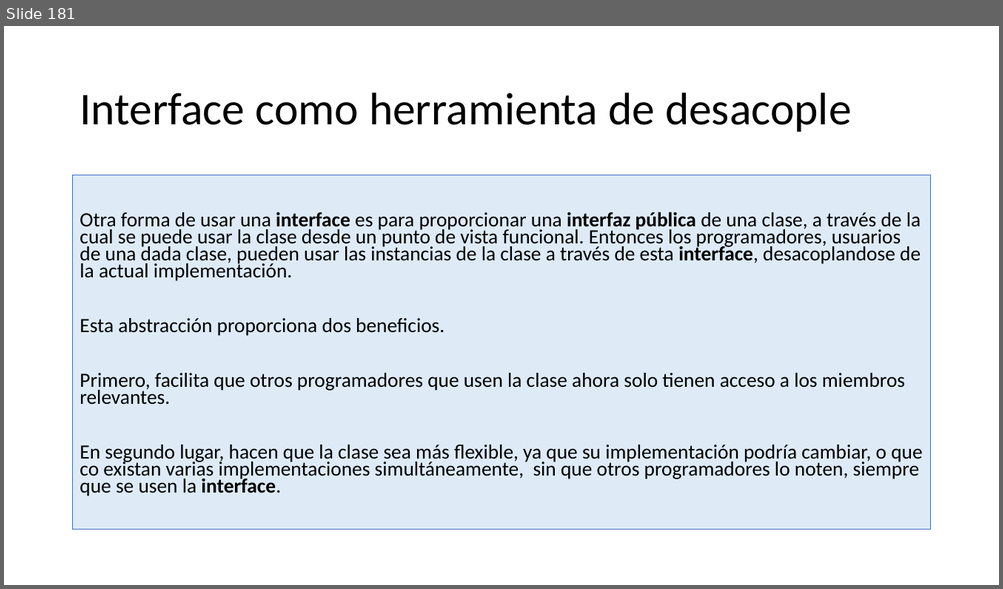
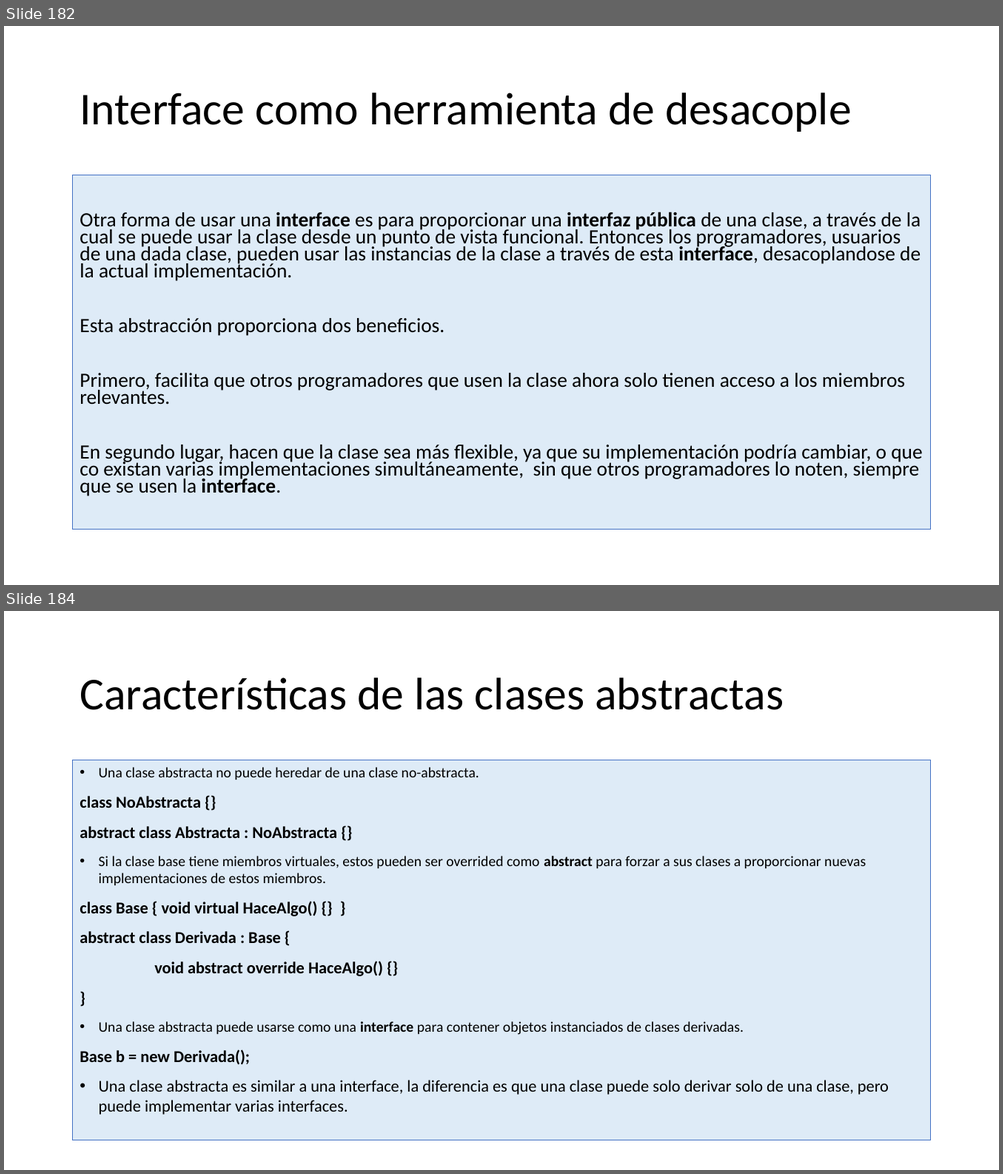
Before and after one commit to AlbertOsinaga/CursoCSharp__8, a slide deck: CSharpQuickReferencia.pptx. Shown one above the other, each under a label of ours: slide 181 before the commit, slides 182 and 184 after it; the slides between them are not shown. The pictures are 1003x589 and 1003x1174 pixels, drawn with LibreOffice and Linux fonts; fonts in the diff are those of the drawing. Boxes give left, top, right and bottom in pixels: in the first picture for what was removed or moved away, otherwise in the second. Text is boxed around its words. In the diff, an @@ line names an element or a change of style, - is before the commit and + after.

```diff
--- a/CSharpQuickReferencia.pptx
+++ b/CSharpQuickReferencia.pptx
@@ slide 184 added at (4,611,999,1170), background #FFFFFF @@
@@ title added at (79,678,783,710), 44 pt, text #000000 @@
+Características de las clases abstractas
@@ text added at (73,760,930,1141), fill #DEEBF7, outline #4472C4 0.75 pt, 16 pt, text #000000 @@
+• Una clase abstracta no puede heredar de una clase no-abstracta.
+class NoAbstracta {}
+abstract class Abstracta : NoAbstracta {}
+• Si la clase base tiene miembros virtuales, estos pueden ser overrided como abstract para forzar a sus clases a proporcionar nuevas implementaciones de estos miembros.
+class Base { void virtual HaceAlgo() {} }
+abstract class Derivada : Base {
+void abstract override HaceAlgo() {}
+}
+• Una clase abstracta puede usarse como una interface para contener objetos instanciados de clases derivadas.
+Base b = new Derivada();
+• Una clase abstracta es similar a una interface, la diferencia es que una clase puede solo derivar solo de una clase, pero puede implementar varias interfaces.
@@ what was slide 181 is now slide 182 @@
```
Also in this commit, not shown: 1 slide changed, 3 other slides added.
